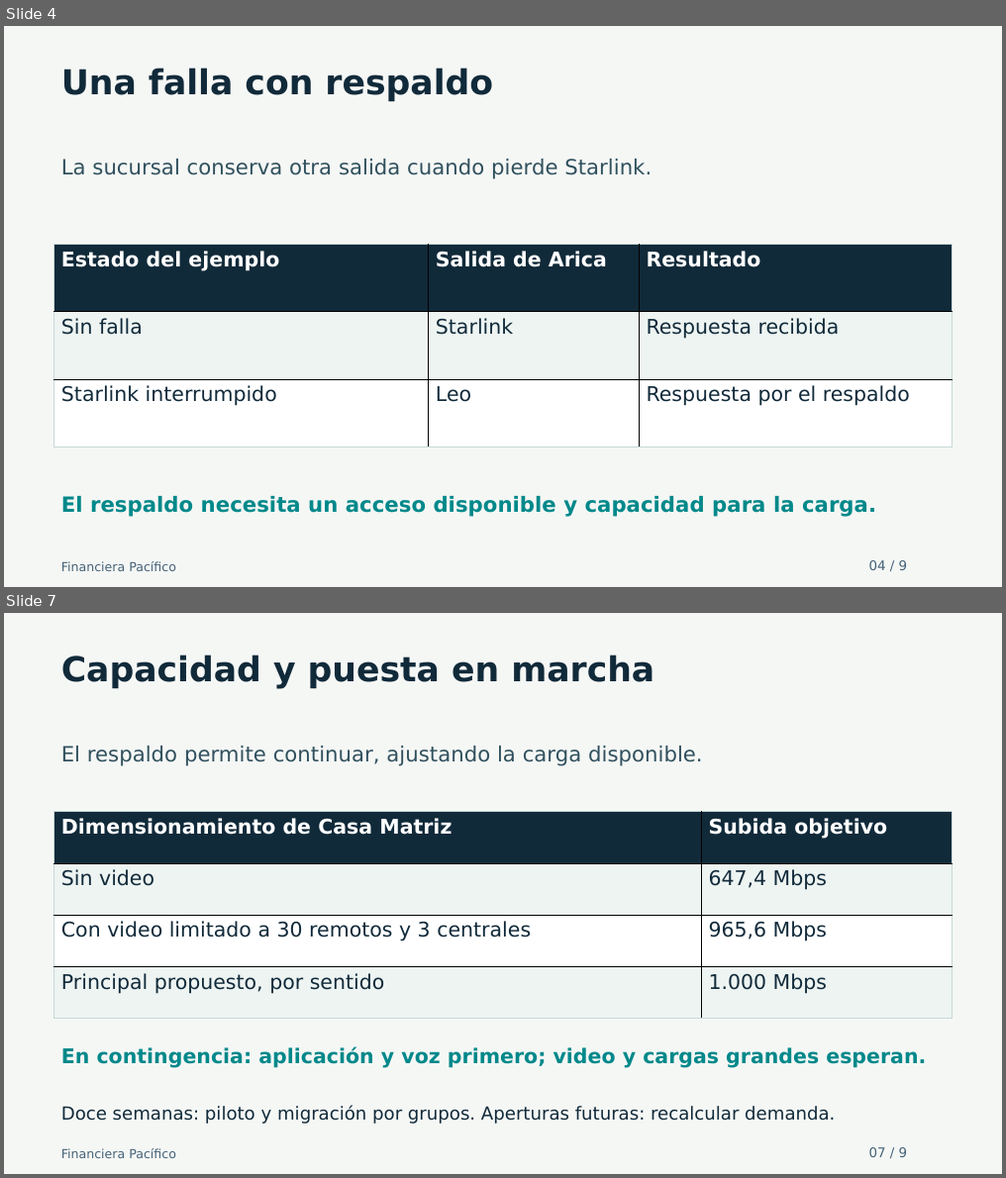
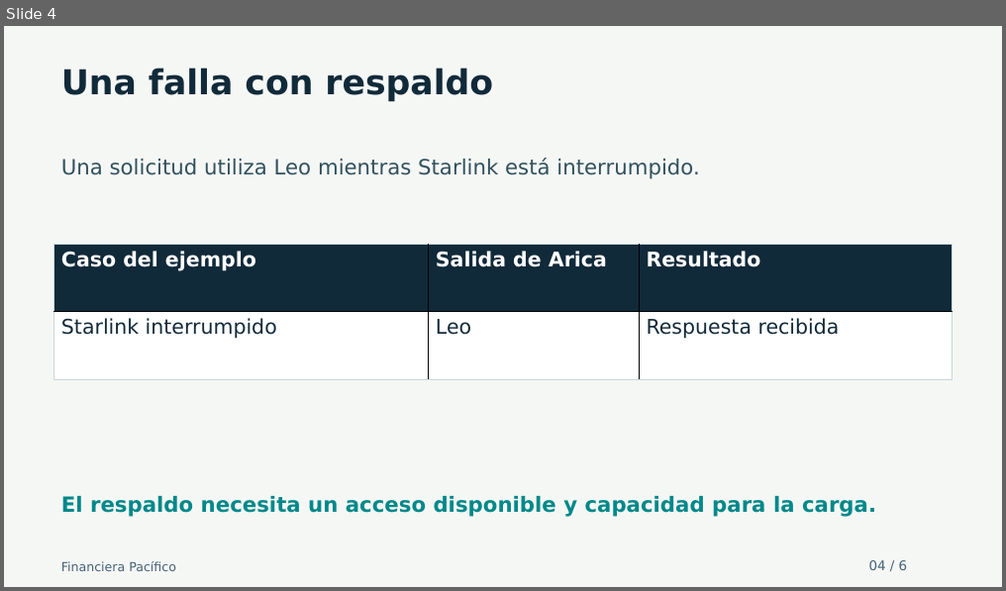
Before and after one commit to hu-herrera/financiera-pacifico-entrega-docente, a slide deck: Presentacion/Avance_Financiera_Pacifico_30_oct_2026.pptx. Shown one above the other, each under a label of ours: slides 4 and 7 before the commit, slide 4 after it; the slides between them are not shown. The pictures are 1006x1178 and 1006x591 pixels, drawn with LibreOffice and Linux fonts; fonts in the diff are those of the drawing. Boxes give left, top, right and bottom in pixels: in the first picture for what was removed or moved away, otherwise in the second. Text is boxed around its words. In the diff, an @@ line names an element or a change of style, - is before the commit and + after.

```diff
--- a/Presentacion/Avance_Financiera_Pacifico_30_oct_2026.pptx
+++ b/Presentacion/Avance_Financiera_Pacifico_30_oct_2026.pptx
@@ slide 7 removed at [4, 613, 1002, 1174], background #F5F7F5 @@
@@ text removed at [61, 655, 654, 689] @@
-Capacidad y puesta en marcha
@@ text removed at [61, 746, 703, 766] @@
-El respaldo permite continuar, ajustando la carga disponible.
@@ table removed at [54, 812, 952, 1019], 4 rows, 2 columns @@
-Dimensionamiento de Casa Matriz | Subida objetivo
-Sin video | 647,4 Mbps
-Con video limitado a 30 remotos y 3 centrales | 965,6 Mbps
-Principal propuesto, por sentido | 1.000 Mbps
@@ text removed at [61, 1048, 926, 1068] @@
-En contingencia: aplicación y voz primero; video y cargas grandes esperan.
@@ text removed at [61, 1106, 835, 1124] @@
-Doce semanas: piloto y migración por grupos. Aperturas futuras: recalcular demanda.
@@ text removed at [61, 1149, 176, 1158] @@
-Financiera Pacífico
@@ text removed at [869, 1148, 908, 1157] @@
-07 / 9
@@ slide 4 changed as well @@
@@ text at [61, 158, 699, 179]: text changed @@
-La sucursal conserva otra salida cuando pierde Starlink.
+Una solicitud utiliza Leo mientras Starlink está interrumpido.
@@ table at [54, 245, 952, 380] @@
-row 1: Estado del ejemplo | Salida de Arica | Resultado
-row 2: Sin falla | Starlink | Respuesta recibida
-row 3: Starlink interrumpido | Leo | Respuesta por el respaldo
+row 1: Caso del ejemplo | Salida de Arica | Resultado
+row 2: Starlink interrumpido | Leo | Respuesta recibida
@@ text at [869, 561, 908, 570]: text changed @@
-04 / 9
+04 / 6
```
Also in this commit, not shown: 5 other slides changed, 2 other slides removed, 27 other files.
